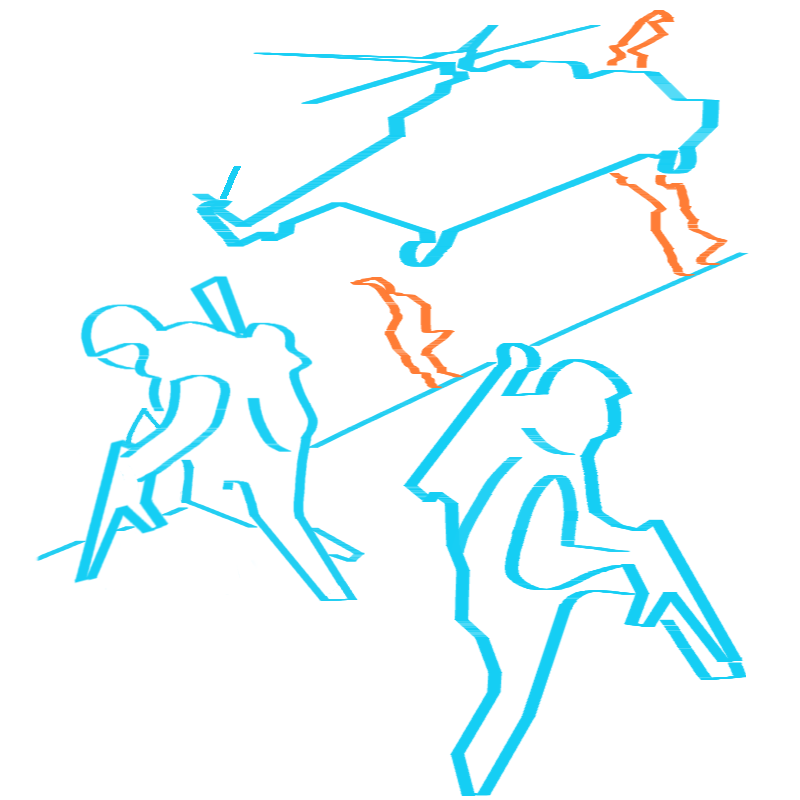
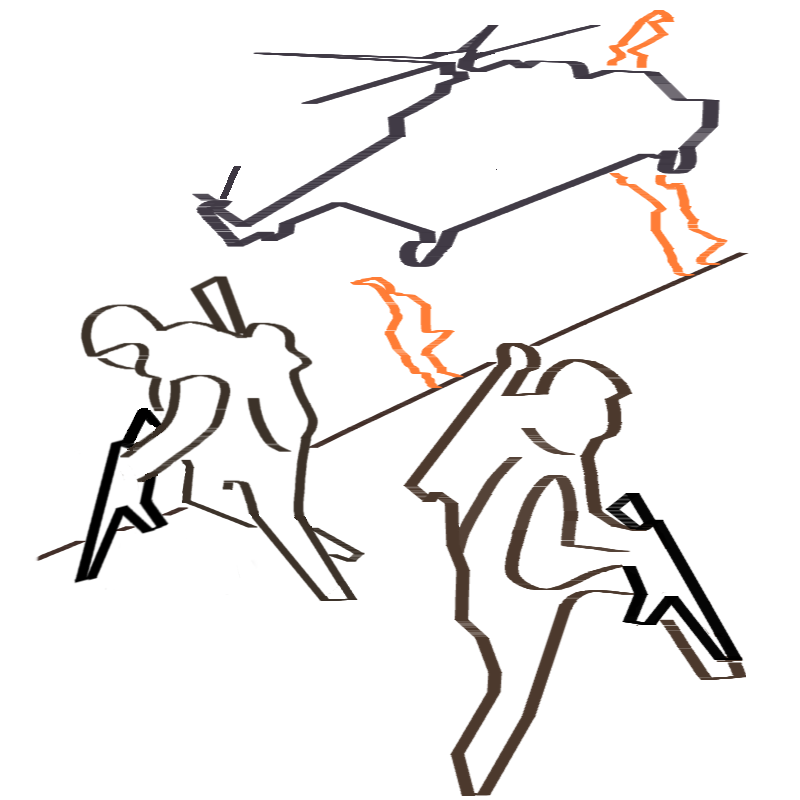
Revision of a layered 800×800 image; what changed, layer by layer:
added layer "weap" in group "Группа слоёв" over [605, 493, 744, 660]
painted on "Слой #3" over [192, 25, 721, 267]
moved "Копия Слой" above "Слой", painted on it over [73, 275, 365, 602]
painted on "Слой" over [403, 343, 746, 796]
painted on "ground2" over [34, 252, 749, 562]
